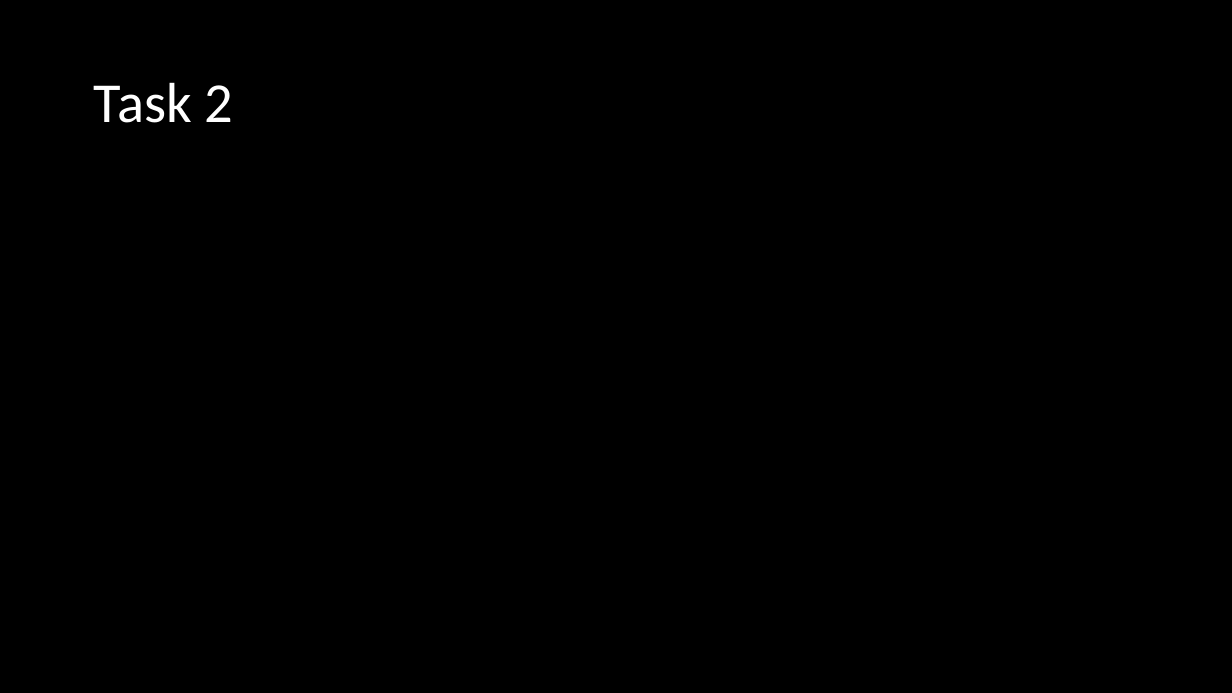
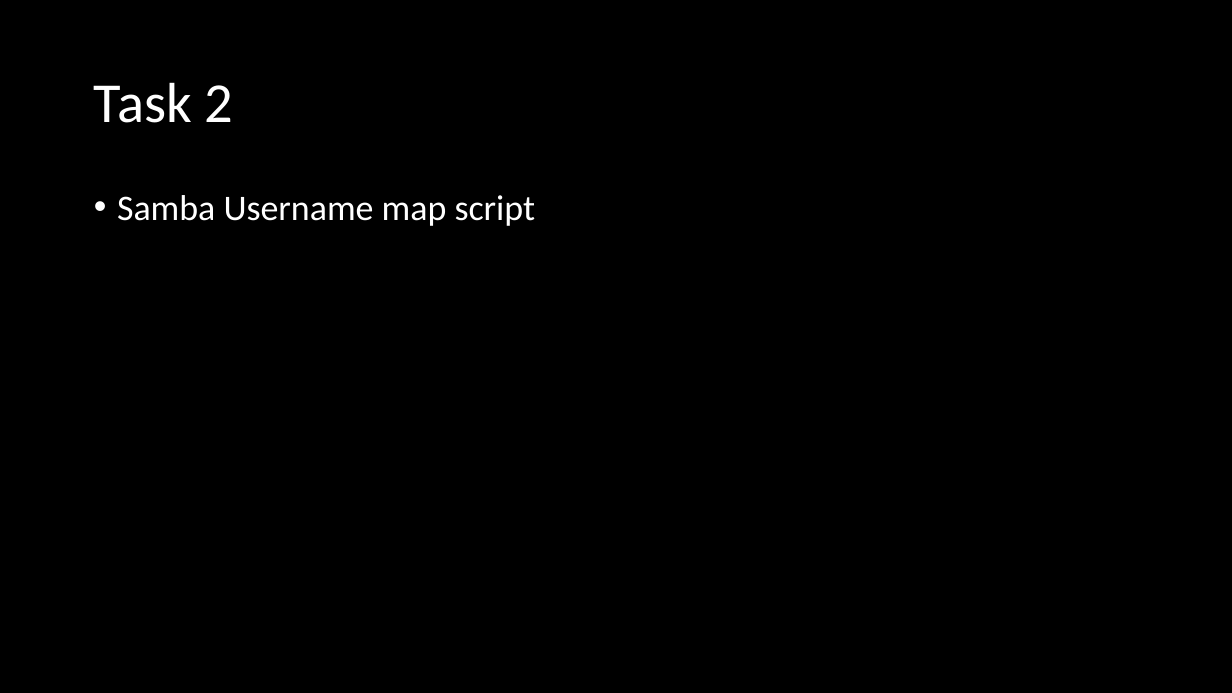
Before and after one commit to umisc/workshops, a slide deck: slide 9 of Workshop_5/workshop_misc.pptx. Drawn at 1232x693 pixels with LibreOffice and Linux fonts; fonts in the diff are those of the drawing. Boxes give left, top, right and bottom in pixels: in the first picture for what was removed or moved away, otherwise in the second. Text is boxed around its words. In the diff, an @@ line names an element or a change of style, - is before the commit and + after.

```diff
--- a/Workshop_5/workshop_misc.pptx
+++ b/Workshop_5/workshop_misc.pptx
@@ text added at bbox=[117, 195, 536, 226], 28 pt, text #FFFFFF @@
+• Samba Username map script
```
Also in this commit, not shown: 6 other slides changed, 1 slide added, 1 slide removed.
